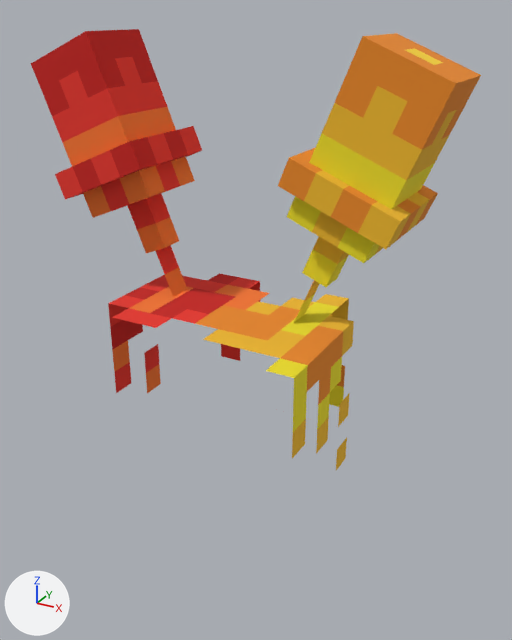
The glTF model c159-sketchfab/exports/food-cosmetic-pack/glb/saucage_hat.glb, before and after one commit.
The view is the same before and after, from a camera (50 mm lens) standing at (0.804, -1.259, 1.031) and looking at (0.092, 0.035, 0.384). Every picture has the same lights, and +X, +Y and +Z are marked at lower left. The first picture is the older version. Where no turn or scale is listed for an object, it has been applied to the vertices.

In view in the first picture: 'saucage_hat_part_0', 'saucage_hat_part_1', 'saucage_hat_part_2', 'saucage_hat_part_3', 'saucage_hat_part_4', 'saucage_hat_part_5', 'saucage_hat_part_6', 'saucage_hat_part_7' and 1 more.
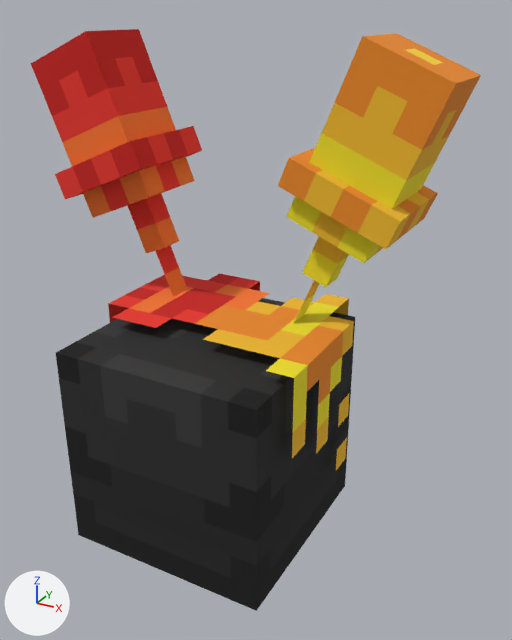
The newer file is also turned or shifted as a whole; pictures and numbers use the older file's frame.

Where the change shows, as pixel boxes [x1, y1, x2, y2] in the pictures (512 x 640 px):
'saucage_hat_head', added
    after: [56, 298, 355, 611]

The change, as a list of edits to the scene's bpy script:
```text
Add img_head_base:
    img_head_base = load_image('head_base', '_unpacked/head_base', 32, 32, 'sRGB')
Add mat_head_base_material:
    mat_head_base_material = bpy.data.materials.new('head_base_material')
    # uses the picture img_head_base
Add me_saucage_hat_head:
    me_saucage_hat_head.from_pydata(...)  # a box spanning x -0.25..0.25, y -0.25..0.25, z 0.0..0.5
    me_saucage_hat_head.materials.append(mat_head_base_material)
Add ob_saucage_hat_head:
    ob_saucage_hat_head = bpy.data.objects.new('saucage_hat_head', me_saucage_hat_head)
    ob_saucage_hat_head.location = (0.0, 0.0, -0.156)
```
